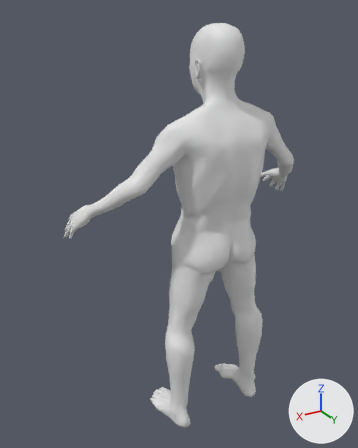
The glTF model game/assets/humans/goblin_male_elder.glb as it was, and as the next commit left it.
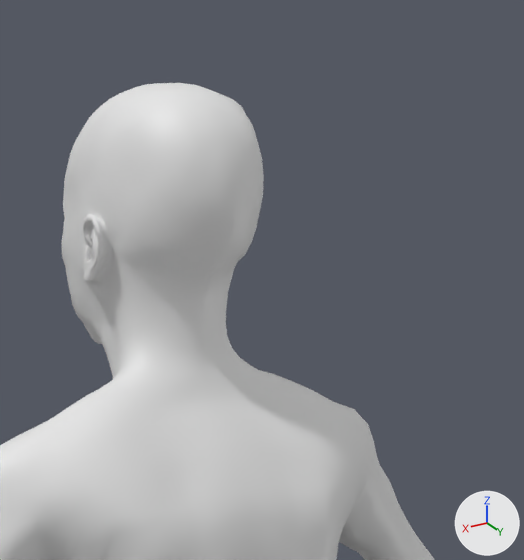
Each version appears first whole from a camera (50 mm lens) standing at (0.845, 1.167, 1.343) and looking at (0.064, -0.134, 0.693), and next in a close-up on the part from 48% to 88% of the width and 0% to 34% of the height. Lighting does not change. The marker at lower right points along +X, +Y and +Z. The last two pictures show the newer version. Materials are left out; every surface is plain grey. Vertices at exactly the same position are counted once.

In view in the first close-up: 'Body'.
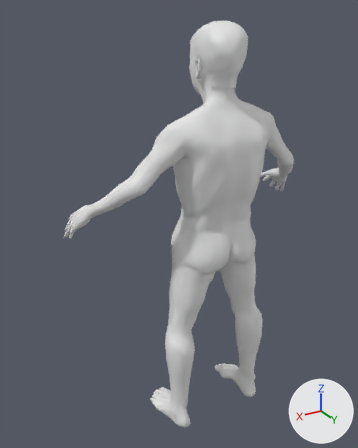
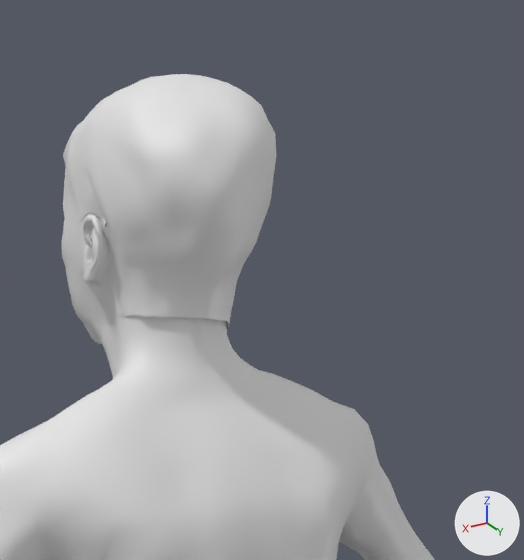
Boxes [x1, y1, x2, y2] around the edits, measured in the close-ups (524 x 560 px):
```json
{"object": "Body", "change": "reshaped", "before": [0, 83, 434, 560], "after": [0, 74, 434, 560]}
{"part": 1, "of": "me_mesh_0", "change": "added", "after": [63, 74, 276, 329]}
```

The change, as JSON lines over the scene's bpy script:
```json
{"block": "me_mesh_0", "where": "# used by ob_body; location = (0.0, 0.0, 0.0)"}
{"op": "remove", "block": "me_mesh_0", "code": "me_mesh_0.from_pydata(...)  # 13380 vertices, 26756 faces; spans x -0.431..0.431, y -0.257..0.1, z 0.0..1.313"}
{"op": "add", "block": "me_mesh_0", "code": "me_mesh_0.from_pydata(...)  # 14611 vertices, 29042 faces; spans x -0.431..0.431, y -0.257..0.1, z 0.0..1.319"}
{"block": "me_mesh_0", "change": "me_mesh_0 part 1: a new loose piece of 1011 vertices spanning x -0.083..0.069, y -0.14..0.064, z 1.131..1.319"}
{"block": "me_mesh_0", "change": "other edits to the shape of me_mesh_0 do not show in these pictures"}
```
